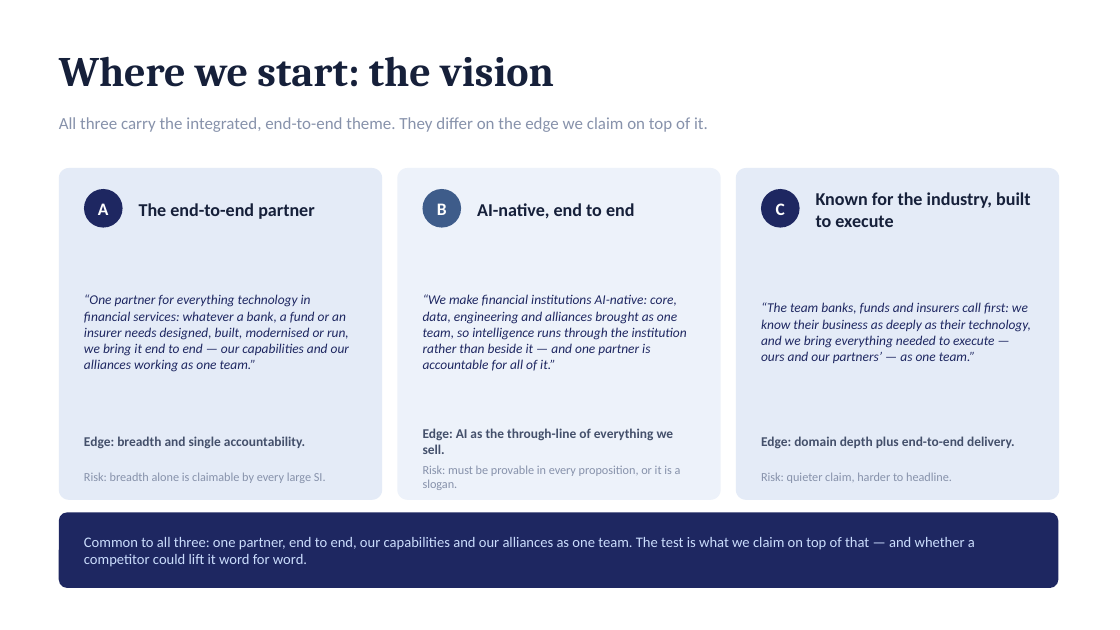
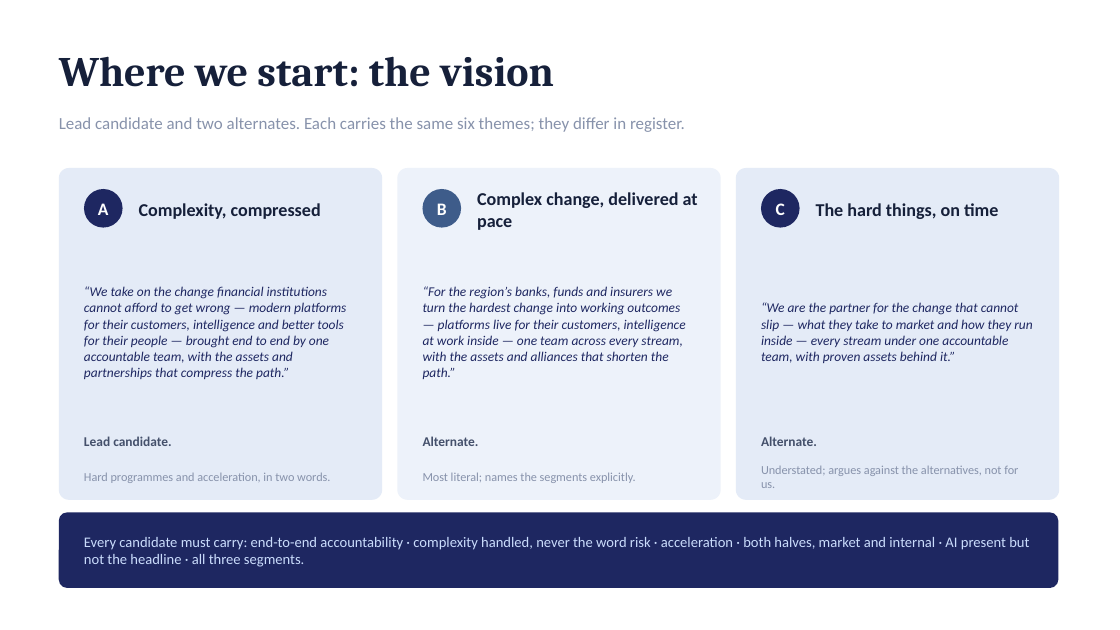
Before and after one commit to dhajjar-cyber/bae, a slide deck: slide 6 of FSI strategy/EAIND-FSI-Strategy-Development-Plan.pptx. Drawn at 1120x630 pixels with LibreOffice and Linux fonts; fonts in the diff are those of the drawing. Boxes give left, top, right and bottom in pixels: in the first picture for what was removed or moved away, otherwise in the second. Text is boxed around its words. In the diff, an @@ line names an element or a change of style, - is before the commit and + after.

```diff
--- a/FSI strategy/EAIND-FSI-Strategy-Development-Plan.pptx
+++ b/FSI strategy/EAIND-FSI-Strategy-Development-Plan.pptx
@@ text at <box>59,117,685,132</box>: text changed @@
-All three carry the integrated, end-to-end theme. They differ on the edge we claim on top of it.
+Lead candidate and two alternates. Each carries the same six themes; they differ in register.
@@ text at <box>139,203,321,219</box>: text changed @@
-The end-to-end partner
+Complexity, compressed
@@ text at <box>477,192,698,230</box>: text changed @@
-AI-native, end to end
+Complex change, delivered at pace
@@ text at <box>816,203,998,219</box>: text changed @@
-Known for the industry, built to execute
+The hard things, on time
@@ text at <box>84,286,346,379</box>: text changed @@
-“One partner for everything technology in financial services: whatever a bank, a fund or an insurer needs designed, built, modernised or run, we bring it end to end — our capabilities and our alliances working as one team.”
+“We take on the change financial institutions cannot afford to get wrong — modern platforms for their customers, intelligence and better tools for their people — brought end to end by one accountable team, with the assets and partnerships that compress the path.”
@@ text at <box>423,286,686,379</box>: text changed @@
-“We make financial institutions AI-native: core, data, engineering and alliances brought as one team, so intelligence runs through the institution rather than beside it — and one partner is accountable for all of it.”
+“For the region’s banks, funds and insurers we turn the hardest change into working outcomes — platforms live for their customers, intelligence at work inside — one team across every stream, with the assets and alliances that shorten the path.”
@@ text at <box>761,302,1032,363</box>: text changed @@
-“The team banks, funds and insurers call first: we know their business as deeply as their technology, and we bring everything needed to execute — ours and our partners’ — as one team.”
+“We are the partner for the change that cannot slip — what they take to market and how they run inside — every stream under one accountable team, with proven assets behind it.”
@@ text at <box>84,436,171,446</box>: text changed @@
-Edge: breadth and single accountability.
+Lead candidate.
@@ text at <box>423,436,479,446</box>: text changed @@
-Edge: AI as the through-line of everything we sell.
+Alternate.
@@ text at <box>761,436,817,446</box>: text changed @@
-Edge: domain depth plus end-to-end delivery.
+Alternate.
@@ text at <box>84,473,330,483</box>: text changed @@
-Risk: breadth alone is claimable by every large SI.
+Hard programmes and acceleration, in two words.
@@ text at <box>423,472,636,483</box>: text changed @@
-Risk: must be provable in every proposition, or it is a slogan.
+Most literal; names the segments explicitly.
@@ text at <box>761,466,1018,488</box>: text changed @@
-Risk: quieter claim, harder to headline.
+Understated; argues against the alternatives, not for us.
@@ text at <box>84,537,1029,567</box>: text changed @@
-Common to all three: one partner, end to end, our capabilities and our alliances as one team. The test is what we claim on top of that — and whether a competitor could lift it word for word.
+Every candidate must carry: end-to-end accountability · complexity handled, never the word risk · acceleration · both halves, market and internal · AI present but not the headline · all three segments.
```
Also in this commit, not shown: 2 other files.
